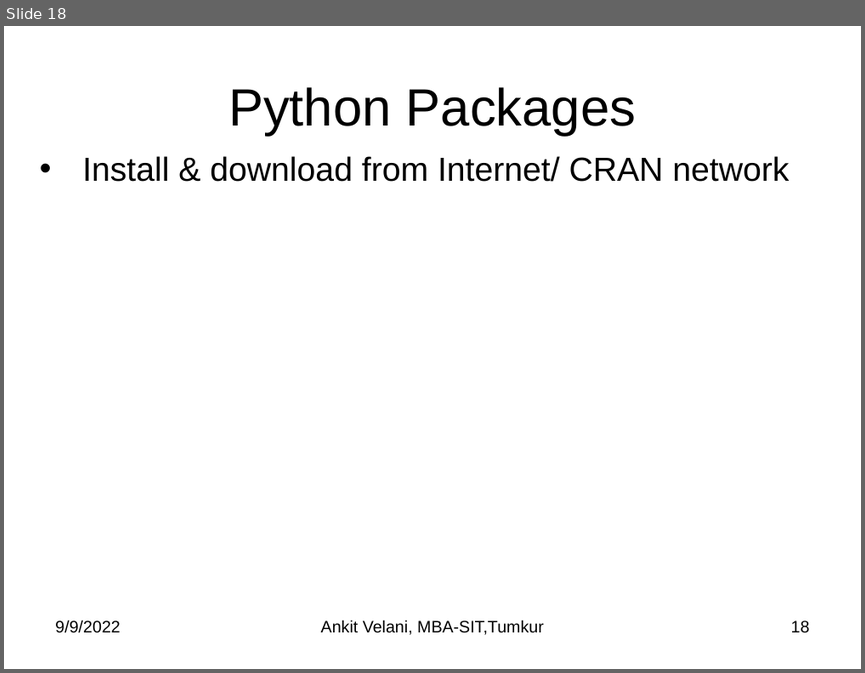
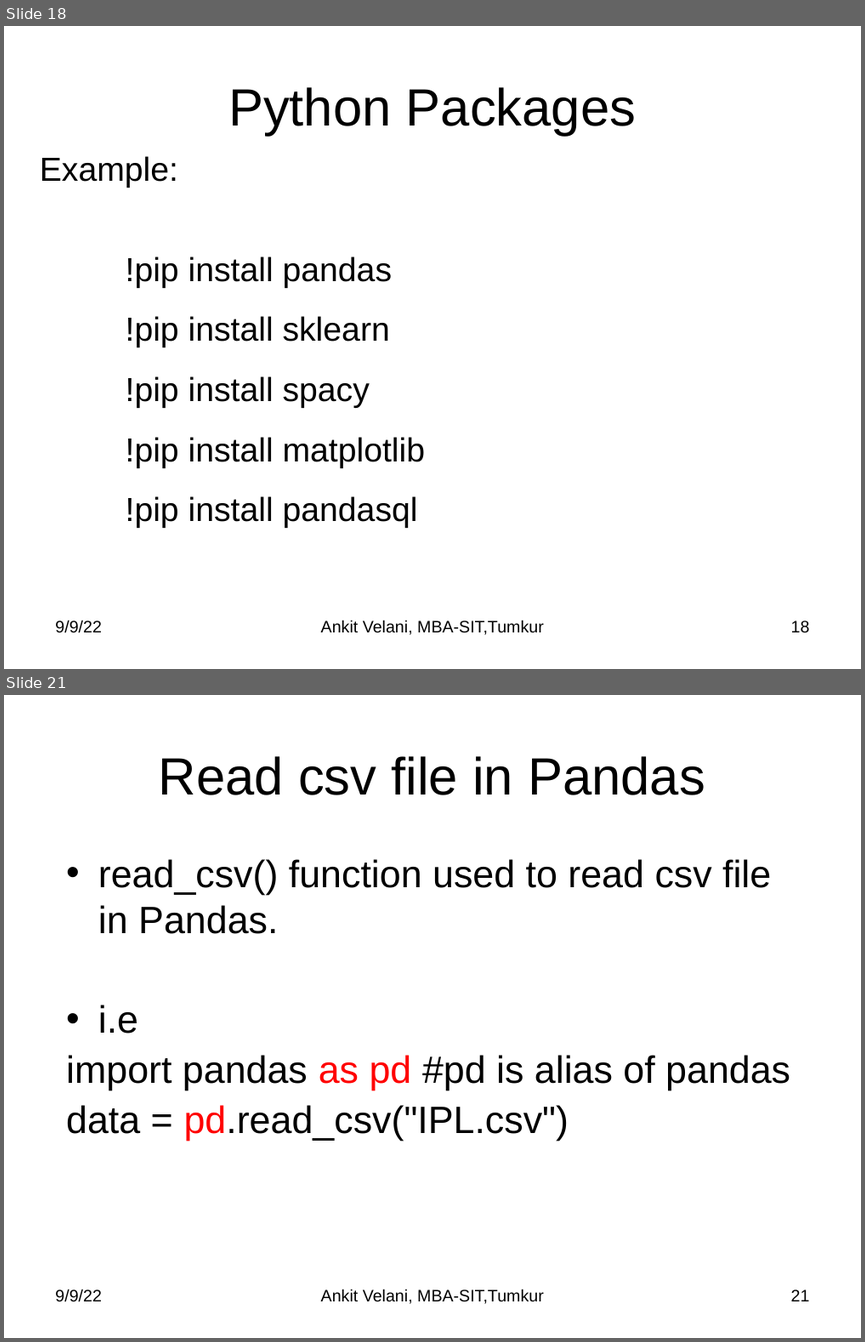
Before and after one commit to sitmbadept/sitmbadept.github.io, a slide deck: BDTM/Python/Unit-4-Python-Programming.pptx. Shown one above the other, each under a label of ours: slide 18 before the commit, slides 18 and 21 after it; the slides between them are not shown. The pictures are 865x673 and 865x1342 pixels, drawn with LibreOffice and Linux fonts; fonts in the diff are those of the drawing. Boxes give left, top, right and bottom in pixels: in the first picture for what was removed or moved away, otherwise in the second. Text is boxed around its words. In the diff, an @@ line names an element or a change of style, - is before the commit and + after.

```diff
--- a/BDTM/Python/Unit-4-Python-Programming.pptx
+++ b/BDTM/Python/Unit-4-Python-Programming.pptx
@@ slide 21 added at box(4, 695, 861, 1338), background #FFFFFF @@
@@ title added at box(159, 756, 705, 795), 44 pt, text #000000 @@
+Read csv file in Pandas
@@ text added at box(66, 859, 790, 1140), 32 pt, text #000000 @@
+• read_csv() function used to read csv file in Pandas.
+• i.e
+import pandas as pd #pd is alias of pandas
+data = pd.read_csv("IPL.csv")
@@ text added at box(55, 1288, 101, 1302), 14 pt, text #000000 @@
+9/9/22
@@ text added at box(321, 1288, 544, 1304), 14 pt, text #000000 @@
+Ankit Velani, MBA-SIT,Tumkur
@@ page number added at box(791, 1289, 810, 1301), 14 pt, text #000000 @@
+21
@@ slide 18 changed as well @@
@@ text at box(40, 156, 426, 528): text changed @@
-• Install & download from Internet/ CRAN network
+Example:
+!pip install pandas
+!pip install sklearn
+!pip install spacy
+!pip install matplotlib
+!pip install pandasql
@@ text at box(55, 619, 101, 633): text changed @@
-9/9/2022
+9/9/22
```
Also in this commit, not shown: 19 other slides changed, 10 slides removed, 1 other file.
